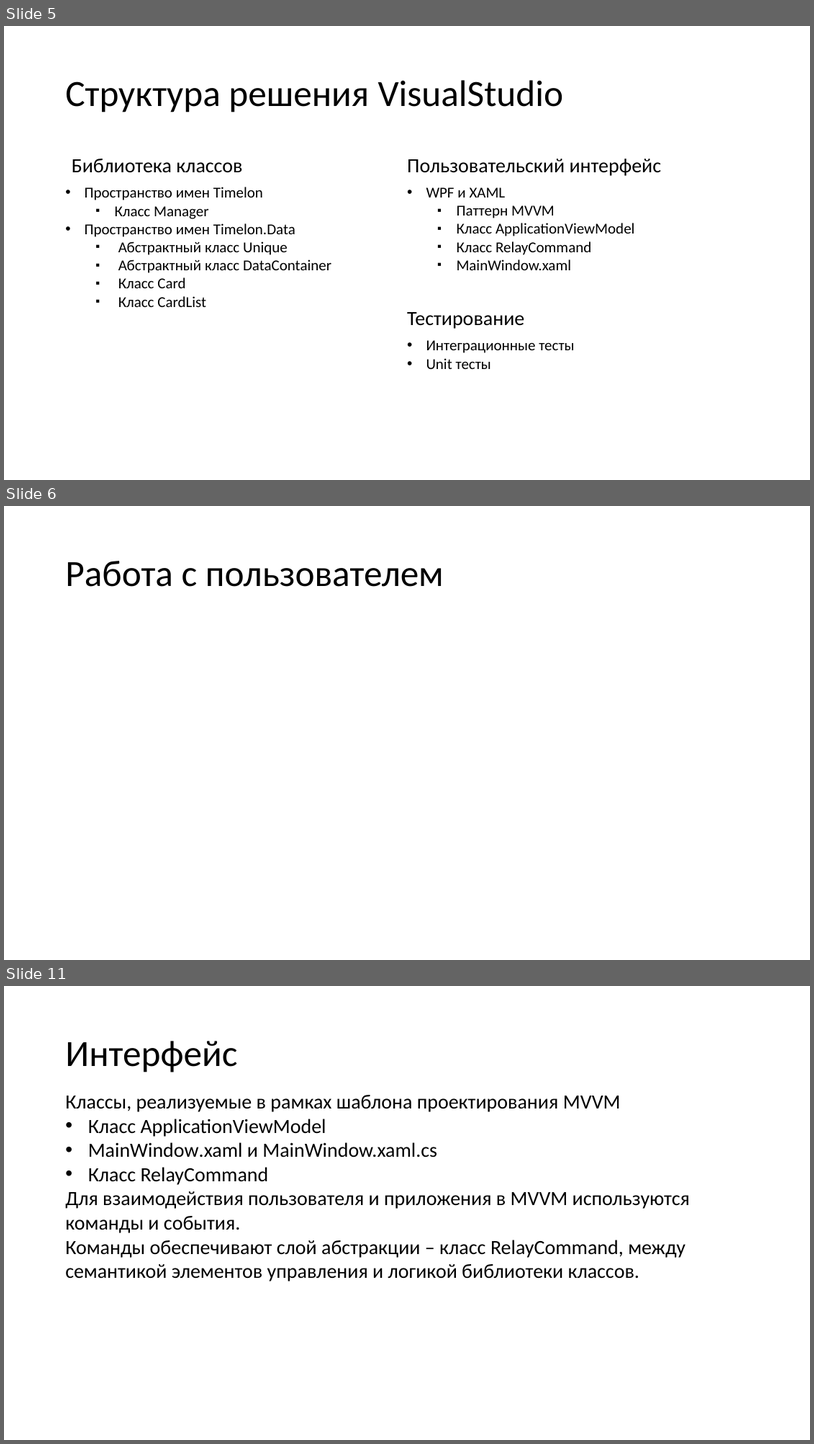
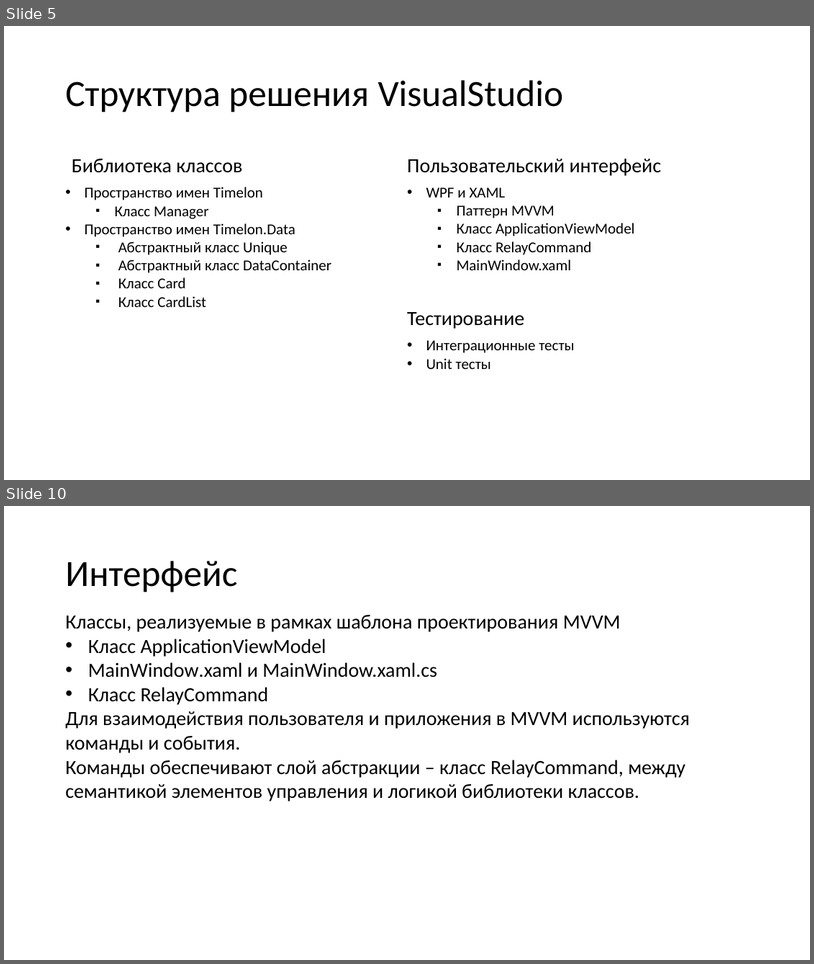
Before and after one commit to N0tilT/Timelon, a slide deck: docs/Timelon.pptx. Shown one above the other, each under a label of ours: slides 5, 6 and 11 before the commit, slides 5 and 10 after it; the slides between them are not shown. The pictures are 814x1444 and 814x964 pixels, drawn with LibreOffice and Linux fonts; fonts in the diff are those of the drawing. Boxes give left, top, right and bottom in pixels: in the first picture for what was removed or moved away, otherwise in the second. Text is boxed around its words. In the diff, an @@ line names an element or a change of style, - is before the commit and + after.

```diff
--- a/docs/Timelon.pptx
+++ b/docs/Timelon.pptx
@@ slide 6 removed at bbox=[4, 506, 810, 960], background #FFFFFF @@
@@ title removed at bbox=[65, 561, 444, 587] @@
-Работа с пользователем
@@ what was slide 11 is now slide 10 @@
```
Also in this commit, not shown: 4 slides added, 4 other slides removed.
